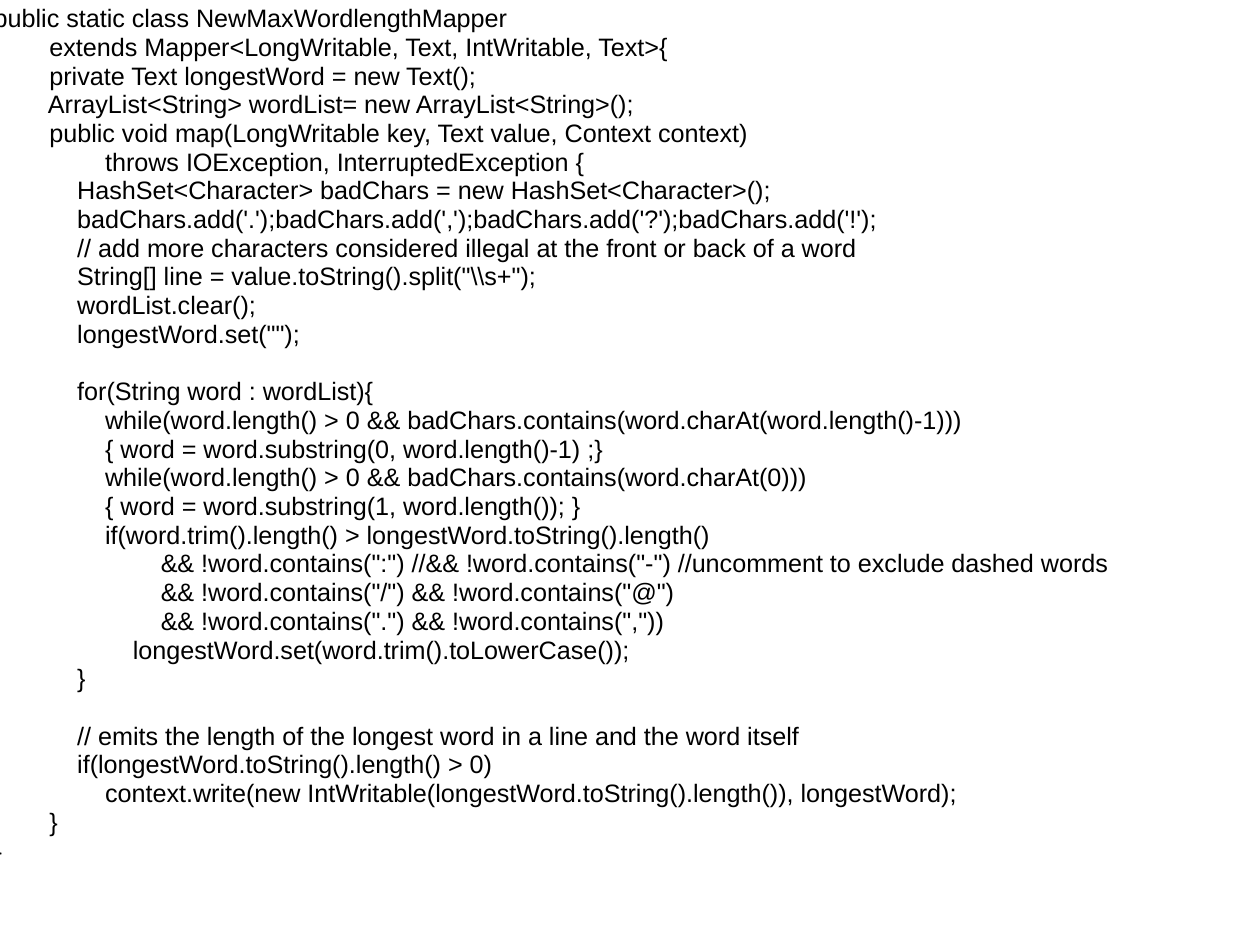
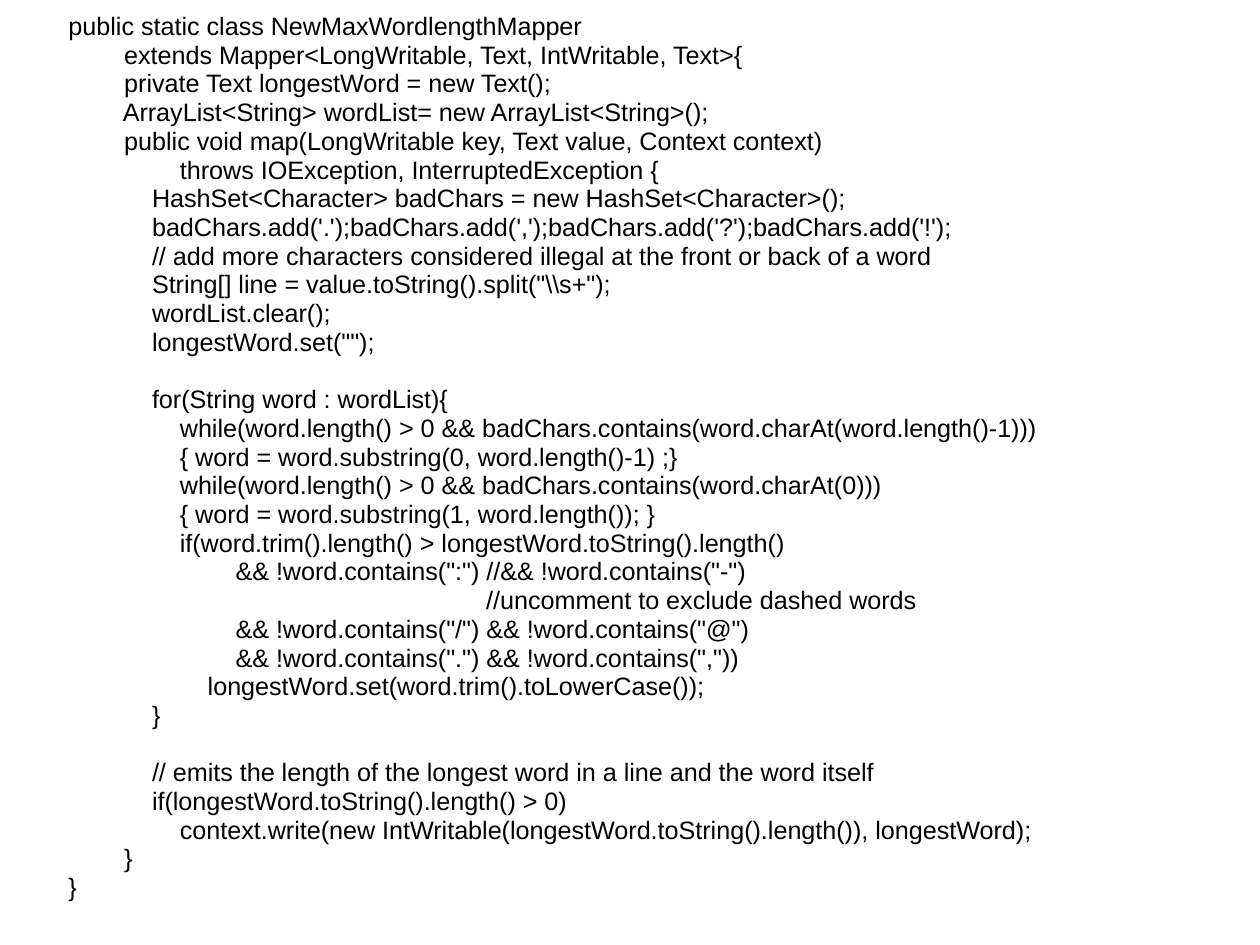
Before and after one commit to kourtni-zz/PragmaticHadoopDemo, a slide deck: slide 4 of docs/Hadoop_MapReduce_Demo.ppt. Drawn at 1260x945 pixels with LibreOffice and Linux fonts; fonts in the diff are those of the drawing. Boxes give left, top, right and bottom in pixels: in the first picture for what was removed or moved away, otherwise in the second. Text is boxed around its words. In the diff, an @@ line names an element or a change of style, - is before the commit and + after.

```diff
--- a/docs/Hadoop_MapReduce_Demo.ppt
+++ b/docs/Hadoop_MapReduce_Demo.ppt
@@ text "public static class NewMaxWordlengthMapper extends ..." moved from (x1=0, y1=8, x2=1108, y2=808) to (x1=68, y1=16, x2=1036, y2=844) @@
@@ text at (x1=180, y1=504, x2=916, y2=701): text changed @@
-{ word = word.substring(1, word.length()); }
-if(word.trim().length() > longestWord.toString().length()
-&& !word.contains(":") //&& !word.contains("-") //uncomment to exclude dashed words
-&& !word.contains("/") && !word.contains("@")
-&& !word.contains(".") && !word.contains(","))
-longestWord.set(word.trim().toLowerCase());
-}
+{ word = word.substring(1, word.length()); }
+if(word.trim().length() > longestWord.toString().length()
+&& !word.contains(":") //&& !word.contains("-")
+//uncomment to exclude dashed words
+&& !word.contains("/") && !word.contains("@")
+&& !word.contains(".") && !word.contains(","))
+longestWord.set(word.trim().toLowerCase());
+}
```
Also in this commit, not shown: 3 other slides changed, 1 slide added.
